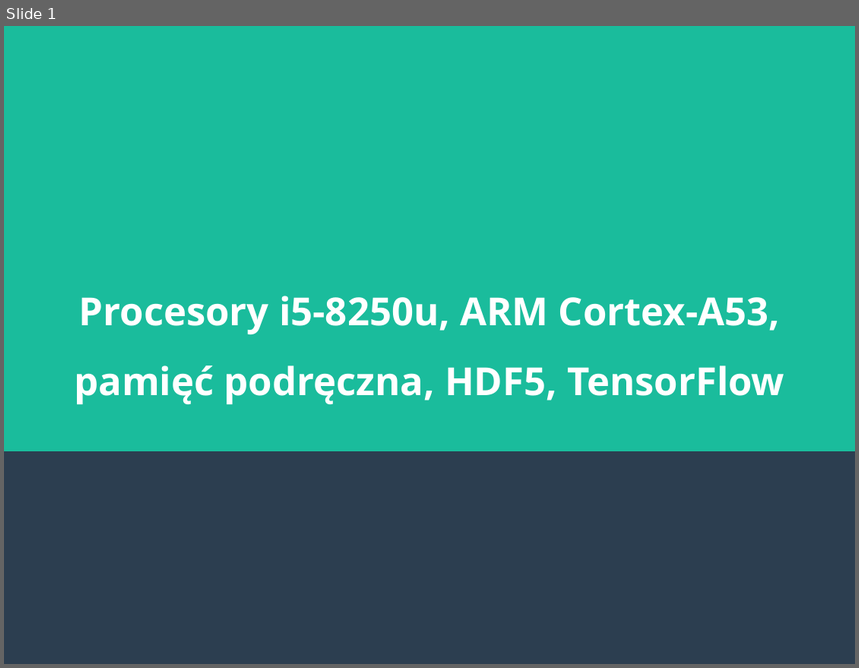
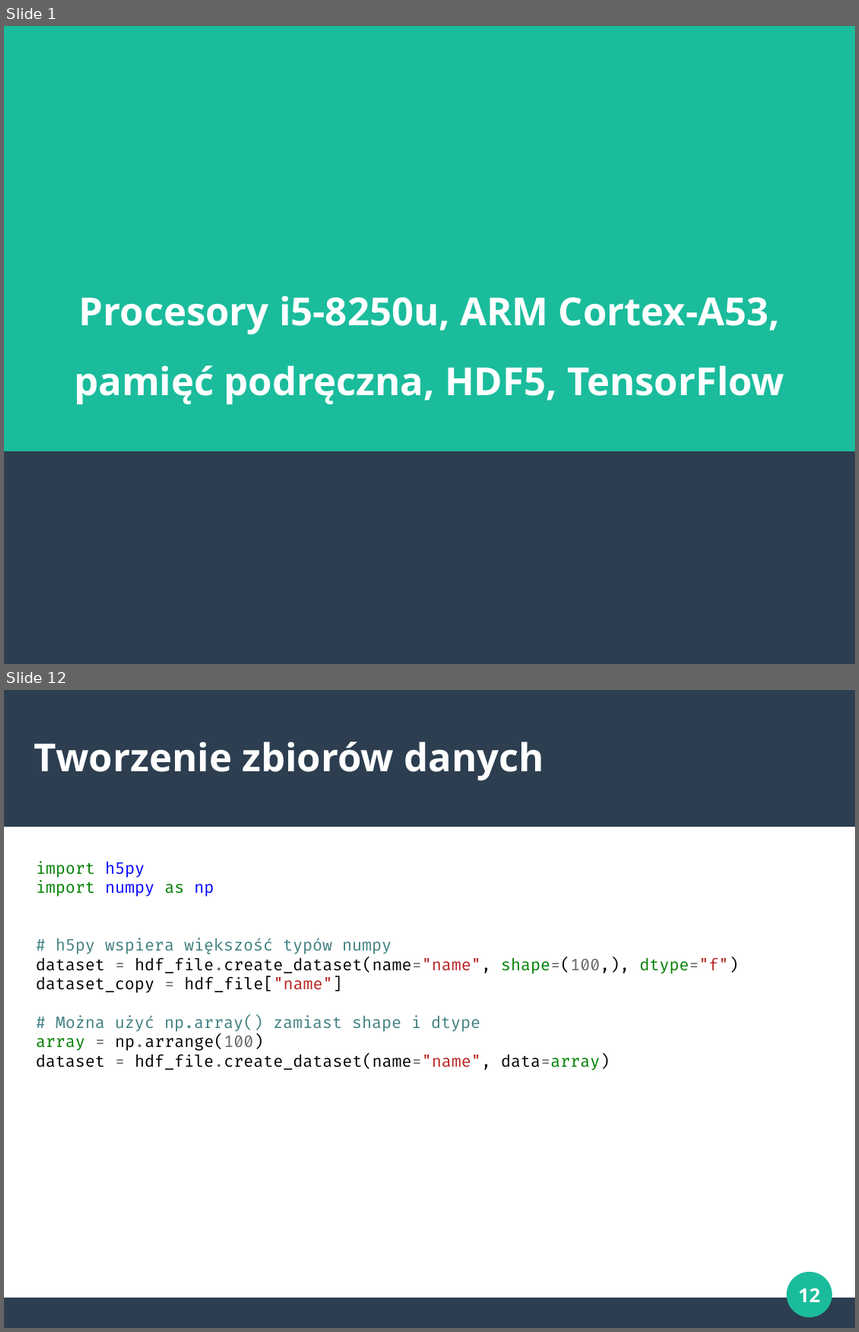
Before and after one commit to marcinbedcyc/seminarium, a slide deck: prezentacje/hdf5.odp. Shown one above the other, each under a label of ours: slide 1 before the commit, slides 1 and 12 after it; the slides between them are not shown. The pictures are 859x668 and 859x1332 pixels, drawn with LibreOffice and Linux fonts; fonts in the diff are those of the drawing. Boxes give left, top, right and bottom in pixels: in the first picture for what was removed or moved away, otherwise in the second. Text is boxed around its words. In the diff, an @@ line names an element or a change of style, - is before the commit and + after.

```diff
--- a/prezentacje/hdf5.odp
+++ b/prezentacje/hdf5.odp
@@ slide 12 added at (4, 690, 855, 1328), background #FFFFFF @@
@@ rectangle added at (4, 690, 855, 827), fill #2C3E50 @@
@@ title added at (34, 742, 544, 780), 36 pt, text #FFFFFF, bold @@
+Tworzenie zbiorów danych
@@ text added at (36, 861, 739, 1071), 15 pt, text #000000 @@
+import h5py
+import numpy as np
+# h5py wspiera większość typów numpy
+dataset = hdf_file.create_dataset(name="name", shape=(100,), dtype="f")
+dataset_copy = hdf_file["name"]
+# Można użyć np.array() zamiast shape i dtype
+array = np.arrange(100)
+dataset = hdf_file.create_dataset(name="name", data=array)
@@ ellipse added at (788, 1272, 833, 1318), fill #1ABC9C @@
@@ rectangle added at (4, 1298, 855, 1328), fill #2C3E50 @@
@@ page number added at (798, 1288, 820, 1303), 18 pt, text #FFFFFF, bold @@
+12
```
Also in this commit, not shown: 3 slides changed, 15 other slides added, 1 slide removed, 2 other files.
